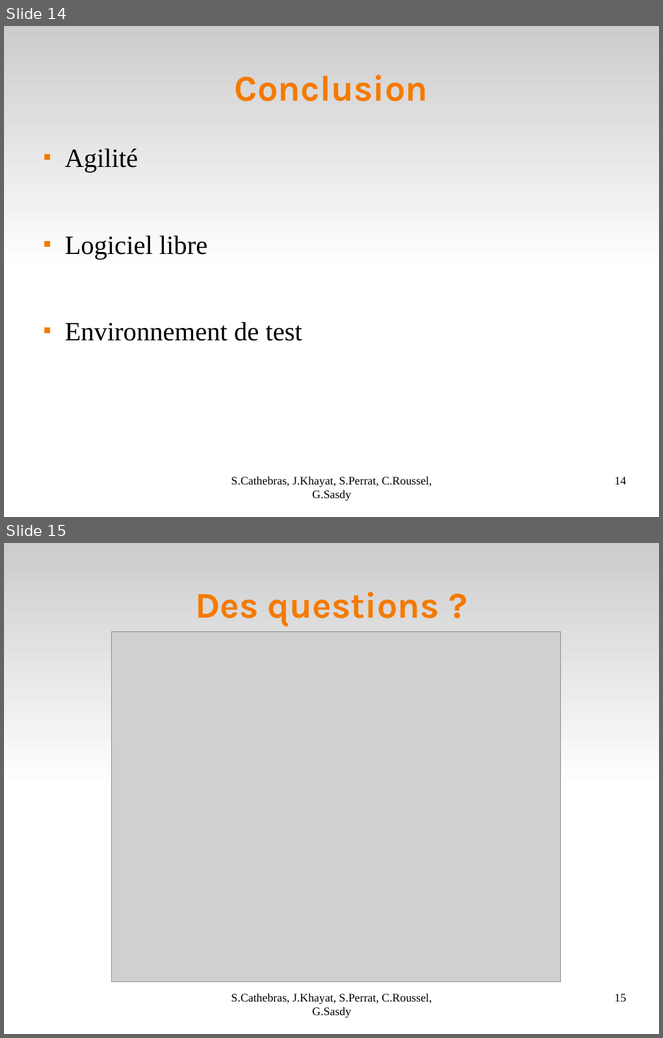
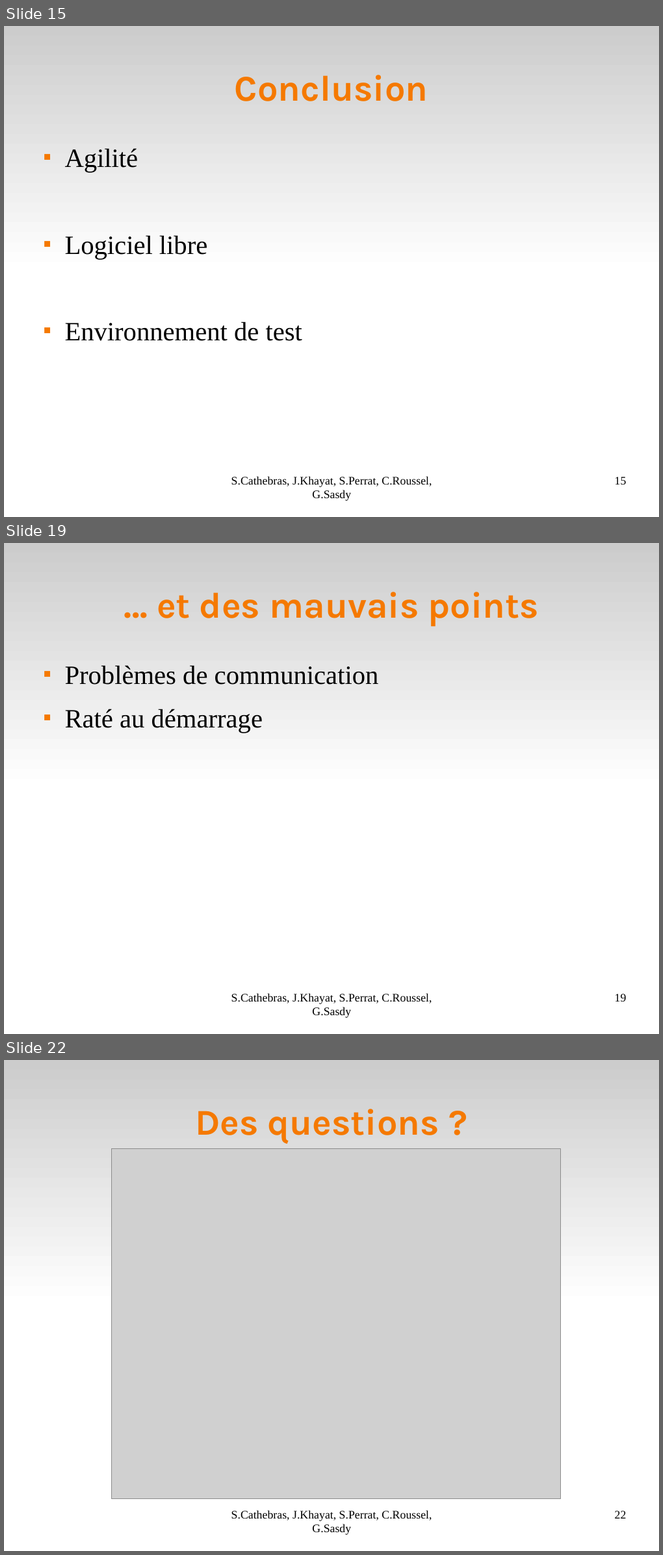
Before and after one commit to Darktrop/git-mediawiki-ensimag, a slide deck: sheme/presoutenance/Bilan.odp. Shown one above the other, each under a label of ours: slides 14 and 15 before the commit, slides 15, 19 and 22 after it; the slides between them are not shown. The pictures are 663x1038 and 663x1555 pixels, drawn with LibreOffice and Linux fonts; fonts in the diff are those of the drawing; grey boxes stand for pictures. Boxes give left, top, right and bottom in pixels: in the first picture for what was removed or moved away, otherwise in the second. Text is boxed around its words. In the diff, an @@ line names an element or a change of style, - is before the commit and + after.

```diff
--- a/sheme/presoutenance/Bilan.odp
+++ b/sheme/presoutenance/Bilan.odp
@@ slide 19 added at [4,543,659,1034], background #FFFFFF; not listed: 1 template element that a slide beside it also shows @@
@@ title added at [157,592,539,627], 44 pt, text #F57900, bold @@
+… et des mauvais points
@@ text added at [65,665,379,733], 32 pt, text #000000 @@
+■ Problèmes de communication
+■ Raté au démarrage
@@ text added at [232,993,432,1018], 14 pt, text #000000 @@
+S.Cathebras, J.Khayat, S.Perrat, C.Roussel, G.Sasdy
@@ page number added at [615,994,627,1002], 14 pt, text #000000 @@
+19
@@ what was slide 14 is now slide 15 @@
@@ page number at [615,477,627,485]: text changed @@
-14
+15
@@ what was slide 15 is now slide 22 @@
@@ page number at [615,1511,627,1519]: text changed @@
-15
+22
```
Also in this commit, not shown: 5 slides changed, 6 other slides added.
